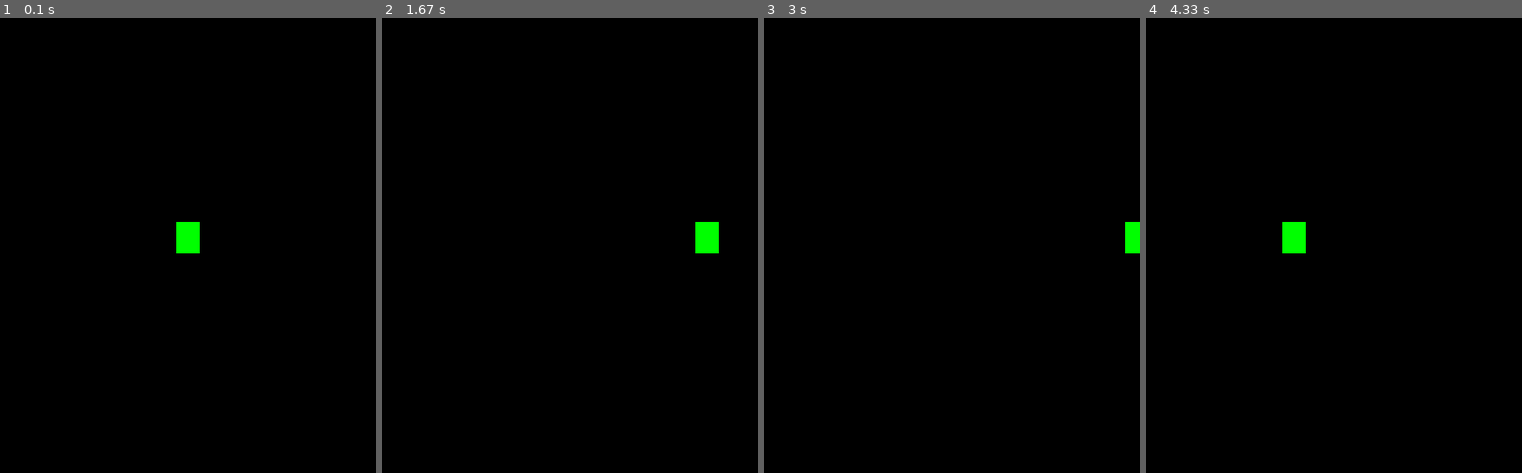
Above: before the commit, frames 1-4 (left to right).
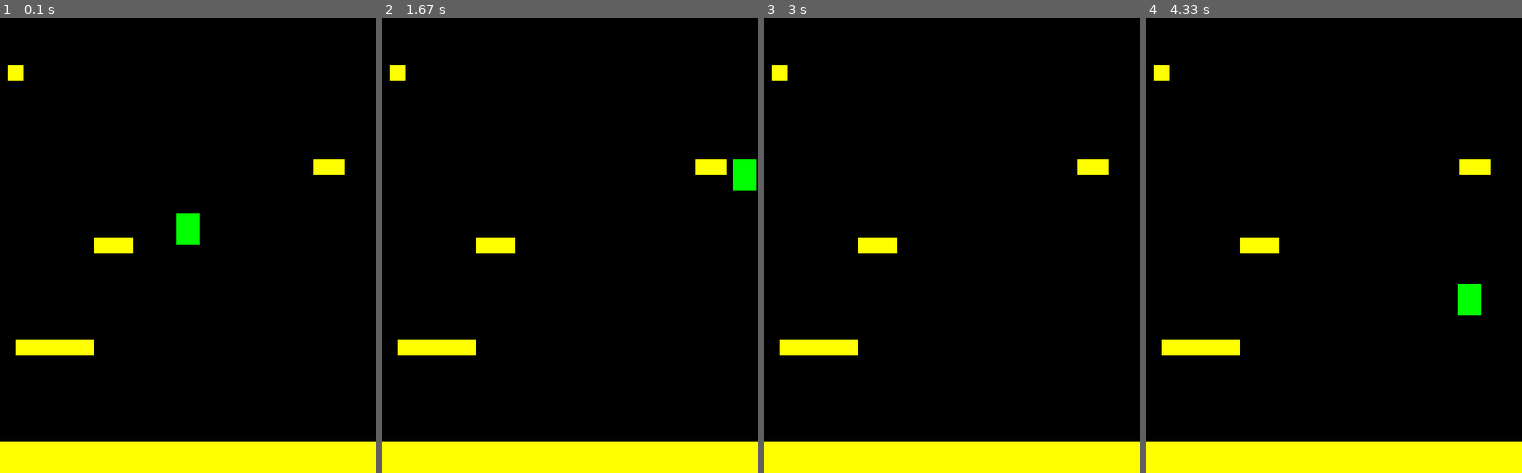
Above: after the commit, the same moments.

Repository: gabrielmmh/PyGame
Game: pygame game, started from main.py
Same seed, same stepped clock (60 frames per second), same inputs: the game is played once before the commit and once after it.
Inputs:
- Up to frame 1 (0.1 s): no input
- Up to frame 2 (1.67 s): hold Right 0.33-0.8 s; hold Right 0.83-1.3 s; hold Left from 1.33 s (still down)
- Up to frame 3 (3 s): release Left at 1.87 s; hold Right 2.33-2.97 s
- Up to frame 4 (4.33 s): hold Right 3.5-3.97 s; hold Right from 4 s (still down)

The runs differ from the first frame. In frame 1, 8.6% of the frame differs, in the area x 0-100%, y 10-100%; in frame 2, 9.3%; in frame 3, 8.7%; in frame 4, 9.3%.

Commit message:
plataformas e fisicas

Diff:
--- a/main.py
+++ b/main.py
@@ -14,10 +14,17 @@
         self.running = True
 
     def new(self):
+        plat = Platform(0,ALTURA - 40 , LARGURA , 40)
+        plat2 = Platform(20,ALTURA - 300  , 100 , 40)
         # Coomeça um novo jogo
         self.all_sprites = pg.sprite.Group()
+        self.plataformas = pg.sprite.Group()
         self.player = Player()
         self.all_sprites.add(self.player)
+        for p in LISTA_PLATS:
+            p = Platform(*p)
+            self.all_sprites.add(p)
+            self.plataformas.add(p)
         self.run()
 
     def run(self):
@@ -32,6 +39,12 @@
     def update(self):
         # Loop do jogo - Update
         self.all_sprites.update()
+        if self.player.vel.y > 0:
+            colisao = pg.sprite.spritecollide(self.player,self.plataformas,False)
+            if colisao:
+                self.player.pos.y = colisao[0].rect.top
+                self.player.vel.y = 0
+                self.player.vel.y = -15
 
     def events(self):
         # Loop do jogo - eventos
--- a/settings.py
+++ b/settings.py
@@ -8,6 +8,11 @@
 # Propriedades do player
 PLAYER_ACC = 0.5
 PLAYER_FRICTION = -0.12
+LISTA_PLATS=[(0,ALTURA - 40 , LARGURA , 40),
+(20,ALTURA - 170  , 100 , 20),
+(120,ALTURA - 300 , 50 , 20),
+(400,ALTURA - 400 , 40 , 20),
+(10,ALTURA - 520 , 20 , 20)]
 
 # Definindo cores
 BRANCO = (255, 255, 255)
--- a/sprites.py
+++ b/sprites.py
@@ -15,15 +15,15 @@
         self.acc = vec(0, 0)
 
     def update(self):
-        self.acc = vec(0, 0)
+        self.acc = vec(0, 0.5)
         keys = pg.key.get_pressed()
         if keys[pg.K_LEFT]:
-            self.acc.x = -PLAYER_ACC
+            self.vel.x = -7
         if keys[pg.K_RIGHT]:
-            self.acc.x = PLAYER_ACC
+            self.vel.x = 7
 
         # apply friction
-        self.acc += self.vel * PLAYER_FRICTION
+        self.acc.x += self.vel.x * PLAYER_FRICTION
         # equations of motion
         self.vel += self.acc
         self.pos += self.vel + 0.5 * self.acc
@@ -33,4 +33,13 @@
         if self.pos.x < 0:
             self.pos.x = LARGURA
 
-        self.rect.center = self.pos
+        self.rect.midbottom = self.pos
+
+class Platform(pg.sprite.Sprite):
+    def __init__( self,x,y,l,h ):
+        pg.sprite.Sprite.__init__(self)
+        self.image = pg.Surface((l,h))
+        self.image.fill(AMARELO)
+        self.rect = self.image.get_rect()
+        self.rect.x=x
+        self.rect.y=y
